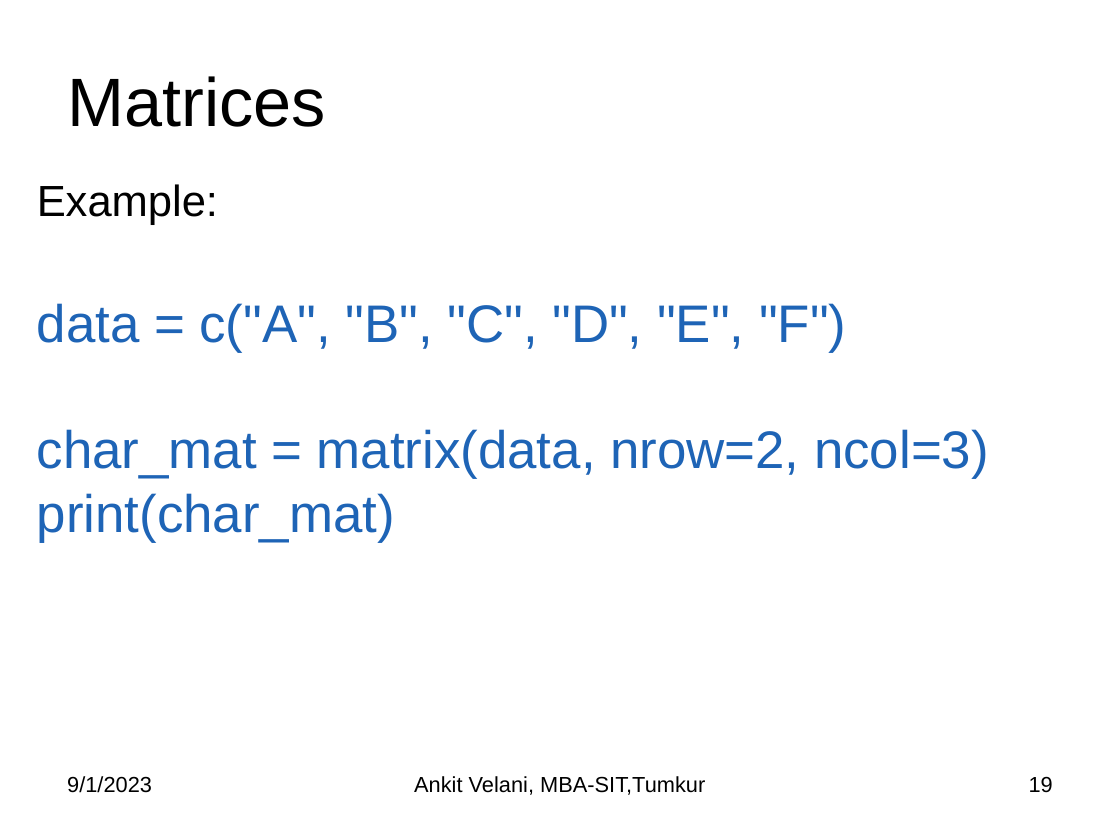
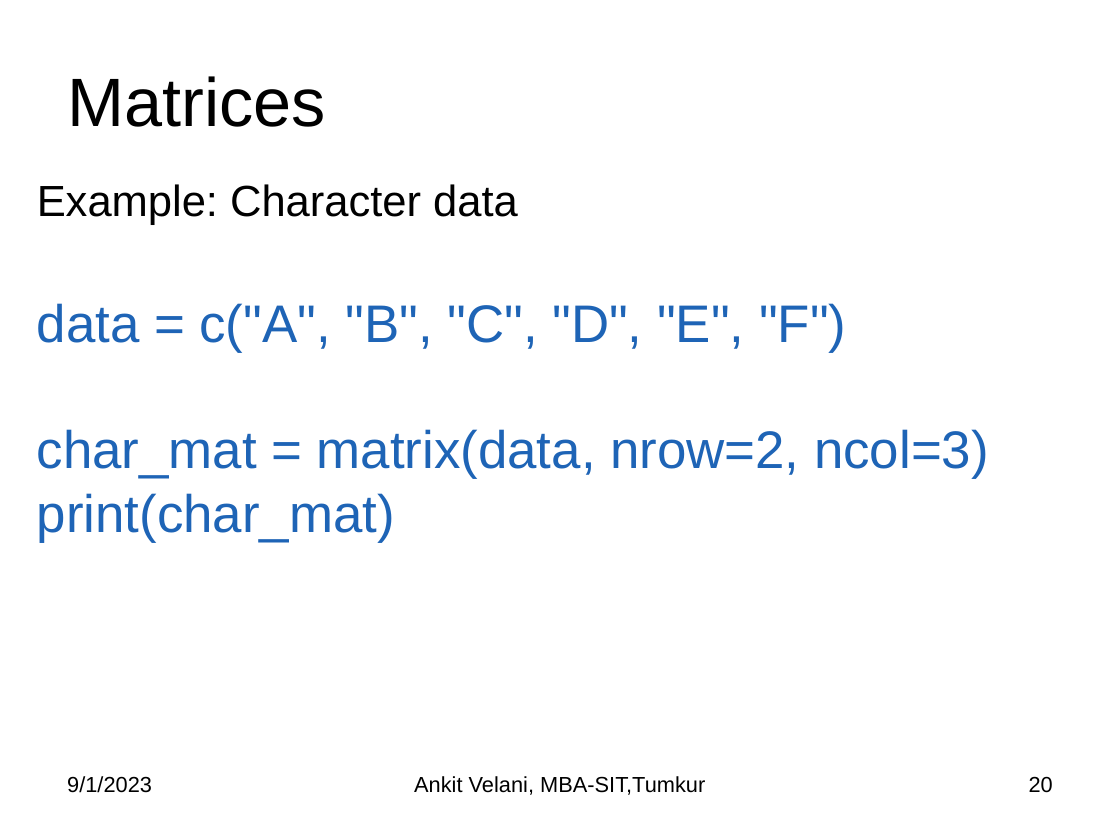
Before and after one commit to sitmbadept/sitmbadept.github.io, a slide deck: slide 20 of 2023/UNIT_3/UNIT-3-R-PART_2.pptx (slide 19 before the commit). Drawn at 1120x840 pixels with LibreOffice and Linux fonts; fonts in the diff are those of the drawing. Boxes give left, top, right and bottom in pixels: in the first picture for what was removed or moved away, otherwise in the second. Text is boxed around its words. In the diff, an @@ line names an element or a change of style, - is before the commit and + after.

```diff
--- a/2023/UNIT_3/UNIT-3-R-PART_2.pptx
+++ b/2023/UNIT_3/UNIT-3-R-PART_2.pptx
@@ text at (37, 184, 518, 225): text changed @@
-Example:
+Example: Character data
@@ page number at (1029, 776, 1053, 793): text changed @@
-19
+20
```
Also in this commit, not shown: 6 other slides changed, 1 slide added, 1 other file.
